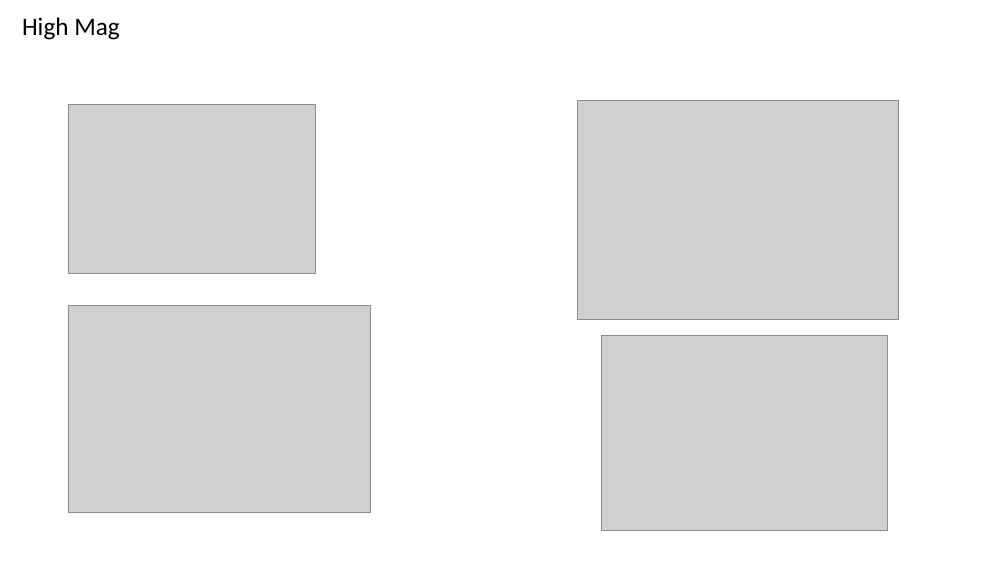
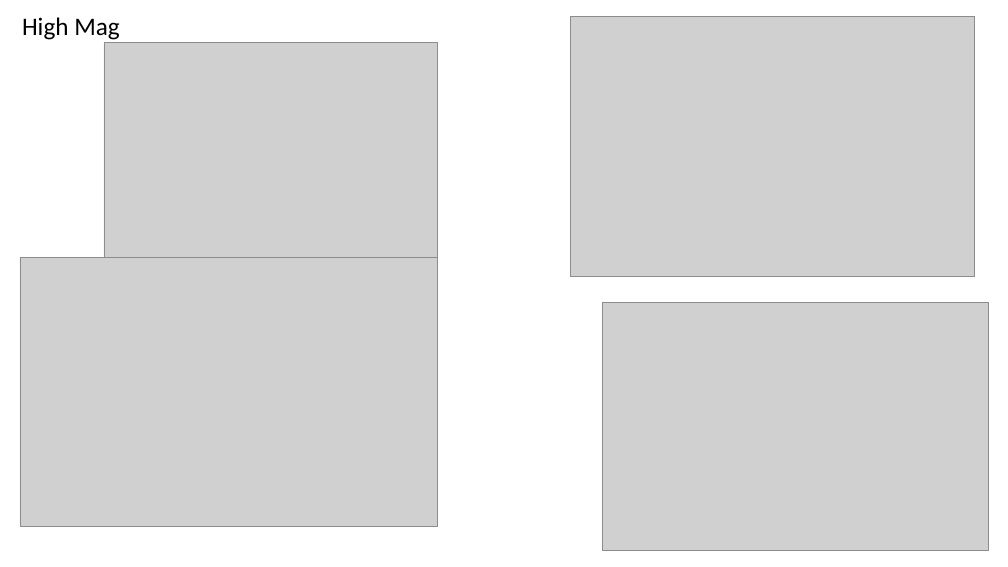
Before and after one commit to gpagnier/rampAnalysis, a slide deck: slide 9 of instrumentalRamp50.pptm. Drawn at 1008x567 pixels with LibreOffice and Linux fonts; fonts in the diff are those of the drawing; grey boxes stand for pictures. Boxes give left, top, right and bottom in pixels: in the first picture for what was removed or moved away, otherwise in the second. Text is boxed around its words. In the diff, an @@ line names an element or a change of style, - is before the commit and + after.

```diff
--- a/instrumentalRamp50.pptm
+++ b/instrumentalRamp50.pptm
@@ picture added at (570, 17, 975, 277) @@
@@ picture added at (104, 42, 438, 257) @@
@@ picture removed at (68, 104, 315, 274) @@
@@ picture removed at (578, 100, 898, 319) @@
@@ picture: place and size @@
-picture at (68, 306, 371, 512)
+picture at (20, 257, 438, 526)
@@ picture: place and size @@
-picture at (602, 336, 888, 531)
+picture at (603, 302, 988, 551)
```
Also in this commit, not shown: 9 other slides changed, 4 slides added, 7 slides removed, 15 other files.
